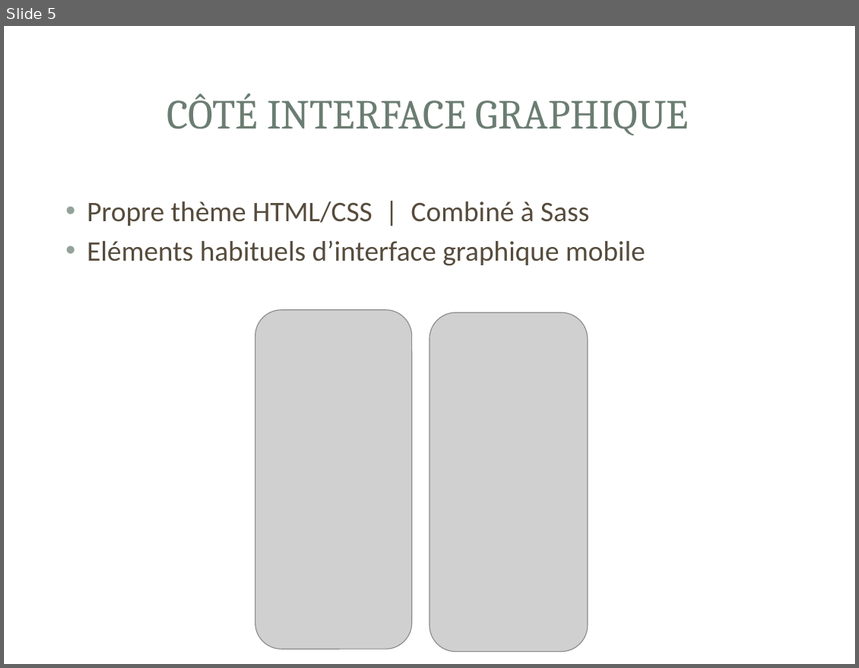
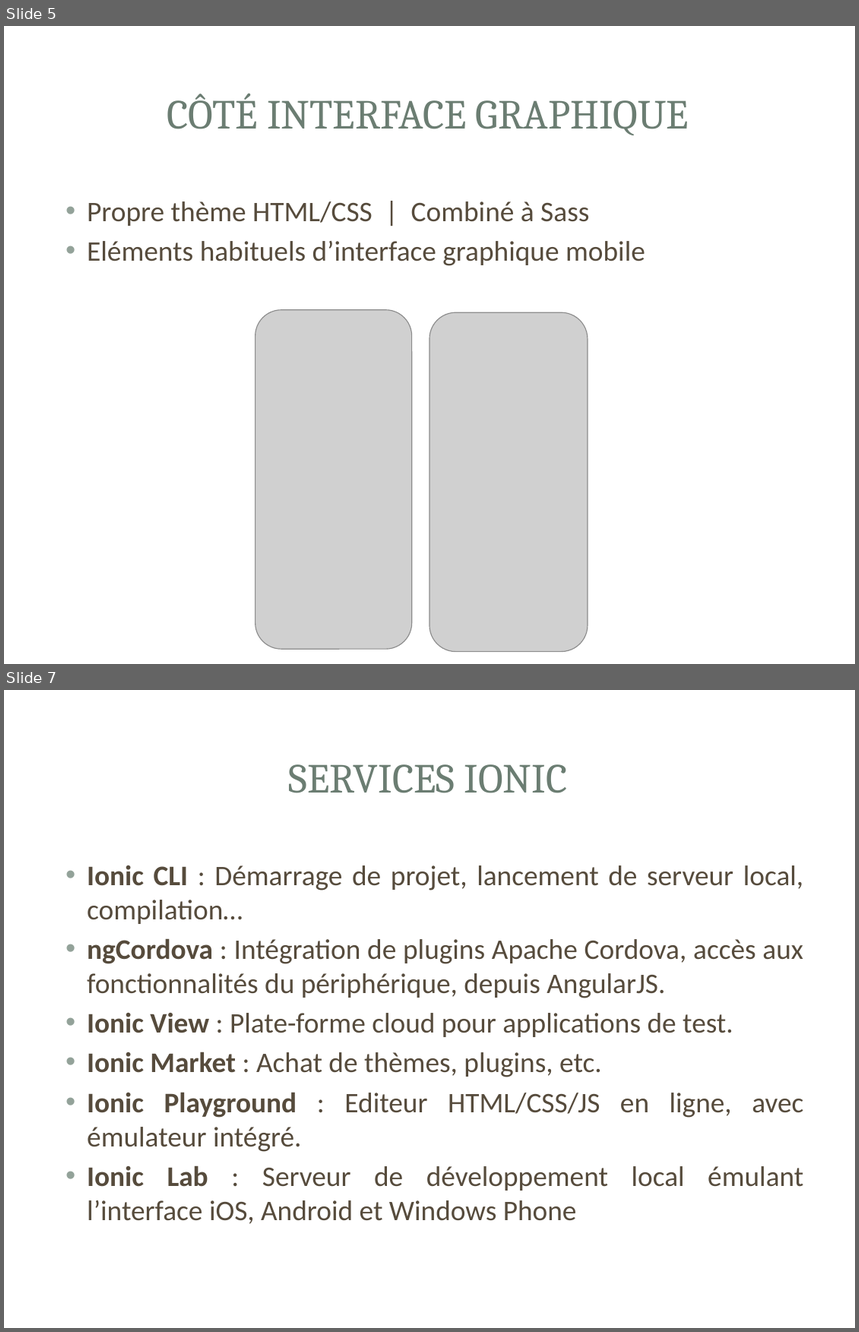
Before and after one commit to rikoste/ionicApp, a slide deck: presentation.pptx. Shown one above the other, each under a label of ours: slide 5 before the commit, slides 5 and 7 after it; the slides between them are not shown. The pictures are 859x668 and 859x1332 pixels, drawn with LibreOffice and Linux fonts; fonts in the diff are those of the drawing; grey boxes stand for pictures; background and template pictures are left out. Boxes give left, top, right and bottom in pixels: in the first picture for what was removed or moved away, otherwise in the second. Text is boxed around its words. In the diff, an @@ line names an element or a change of style, - is before the commit and + after.

```diff
--- a/presentation.pptx
+++ b/presentation.pptx
@@ slide 7 added at box(4, 690, 855, 1328), background picture (left out); not listed: 3 template elements that a slide beside it also shows @@
@@ title added at box(289, 764, 567, 793), 35 pt, text #6B7D72 @@
+SERVICES IONIC
@@ text added at box(87, 866, 804, 1224), 24 pt, text #564B3C @@
+• Ionic CLI : Démarrage de projet, lancement de serveur local, compilation…
+• ngCordova : Intégration de plugins Apache Cordova, accès aux fonctionnalités du périphérique, depuis AngularJS.
+• Ionic View : Plate-forme cloud pour applications de test.
+• Ionic Market : Achat de thèmes, plugins, etc.
+• Ionic Playground : Editeur HTML/CSS/JS en ligne, avec émulateur intégré.
+• Ionic Lab : Serveur de développement local émulant l’interface iOS, Android et Windows Phone
```
Also in this commit, not shown: 1 slide changed.
